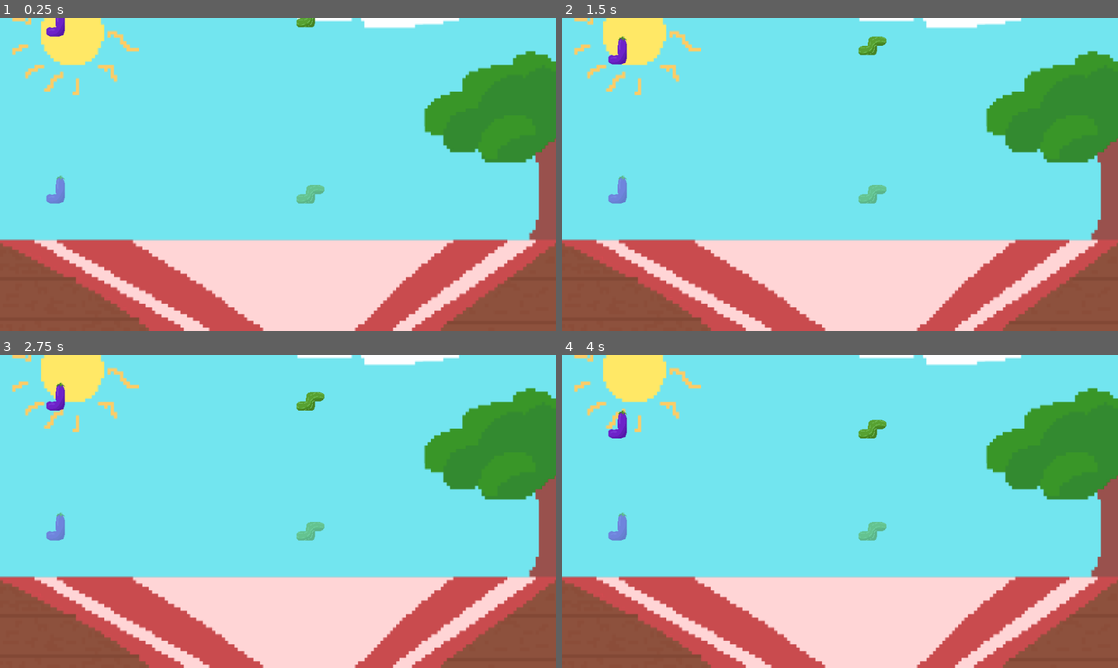
Above: before the commit, frames 1-4 (two rows, left to right).
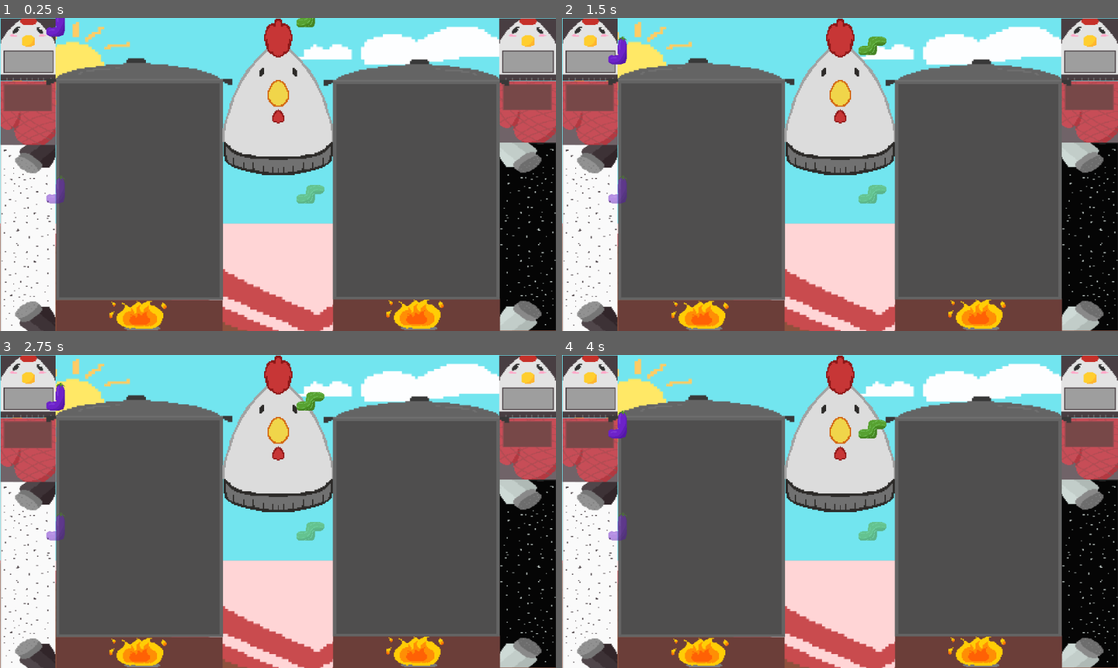
Above: after the commit, the same moments.

Repository: acubeone/Tetris
Game: Godot game, scene res://scenes/main.tscn
The game is run twice, just before and just after one commit, with the same random seed, the same clock (stepped at 60 frames per second) and the same inputs.
Inputs:
- Up to frame 1 (0.25 s): no input
- Up to frame 2 (1.5 s): tap Enter at 0.5 s; tap Space at 1.25 s
- Up to frame 3 (2.75 s): tap Enter at 2 s
- Up to frame 4 (4 s): tap Space at 2.75 s; tap Enter at 3.5 s

The runs differ from the first frame. In frame 1, 84% of the frame differs, in the area x 0-100%, y 0-100%; in frame 2, 84%; in frame 3, 84%; in frame 4, 84%.

Commit message:
Organiza UI com Controls e encaixa cenario, panelas, caixas e cronometro

Diff:
--- a/scenes/main.tscn
+++ b/scenes/main.tscn
@@ -12,6 +12,14 @@
 [ext_resource type="Resource" uid="uid://dfkgliod7xk7c" path="res://assets/pieces/pepper.tres" id="10_dp3eg"]
 [ext_resource type="Resource" uid="uid://bhgb2mthi127r" path="res://assets/pieces/tomato.tres" id="11_0ld40"]
 [ext_resource type="Texture2D" uid="uid://l7hdup2ngefv" path="res://assets/background/cenario_jogo.png" id="12_eb6dy"]
+[ext_resource type="Texture2D" uid="uid://cr38se7sqhjqy" path="res://scenes/board/hud_mockup.png" id="13_trceg"]
+[ext_resource type="Texture2D" uid="uid://1e1cj5hykqrx" path="res://assets/background/background1.png" id="14_0ld40"]
+[ext_resource type="Texture2D" uid="uid://dft6147li5ces" path="res://assets/background/background 2.png" id="15_gqmmt"]
+[ext_resource type="Texture2D" uid="uid://gynec3ti3qvb" path="res://assets/background/margem.png" id="16_yc10j"]
+[ext_resource type="Texture2D" uid="uid://cj3ioc37056bq" path="res://assets/background/panela.png" id="17_jscy8"]
+[ext_resource type="Texture2D" uid="uid://jwxxohduvgtj" path="res://assets/ui/Hold.png" id="18_pm3ni"]
+[ext_resource type="Texture2D" uid="uid://cu5wng0hpkmeq" path="res://assets/ui/cronometro_de_galinha.png" id="19_gqmmt"]
+[ext_resource type="Texture2D" uid="uid://b34jn2xpydp2s" path="res://assets/ui/Next.png" id="19_y6deb"]
 
 [node name="Main" type="Node" unique_id=205280607]
 script = ExtResource("1_o5qli")
@@ -19,18 +27,228 @@
 
 [node name="UI" type="Control" parent="." unique_id=1829358752]
 layout_mode = 3
-anchors_preset = 0
-offset_right = 40.0
-offset_bottom = 40.0
+anchors_preset = 15
+anchor_right = 1.0
+anchor_bottom = 1.0
+grow_horizontal = 2
+grow_vertical = 2
 
 [node name="CenarioFundo" type="TextureRect" parent="UI" unique_id=2109732764]
 texture_filter = 1
-layout_mode = 0
-offset_right = 960.0
-offset_bottom = 540.0
+layout_mode = 1
+anchors_preset = 15
+anchor_right = 1.0
+anchor_bottom = 1.0
+grow_horizontal = 2
+grow_vertical = 2
 texture = ExtResource("12_eb6dy")
 expand_mode = 1
-stretch_mode = 6
+
+[node name="Hud" type="TextureRect" parent="UI" unique_id=597695790]
+visible = false
+layout_mode = 1
+anchors_preset = 15
+anchor_right = 1.0
+anchor_bottom = 1.0
+grow_horizontal = 2
+grow_vertical = 2
+texture = ExtResource("13_trceg")
+
+[node name="lado_esquerdo" type="Control" parent="UI" unique_id=1718305617]
+layout_mode = 1
+anchors_preset = 9
+anchor_bottom = 1.0
+offset_right = 385.0
+grow_vertical = 2
+
+[node name="Background1" type="TextureRect" parent="UI/lado_esquerdo" unique_id=1409842456]
+texture_filter = 1
+layout_mode = 1
+anchors_preset = 9
+anchor_bottom = 1.0
+offset_left = -260.0
+offset_top = 212.0
+offset_right = 329.0
+offset_bottom = 4.0
+grow_vertical = 2
+texture = ExtResource("14_0ld40")
+expand_mode = 1
+
+[node name="Margem" type="TextureRect" parent="UI/lado_esquerdo" unique_id=690430174]
+texture_filter = 1
+layout_mode = 1
+anchors_preset = 12
+anchor_top = 1.0
+anchor_right = 1.0
+anchor_bottom = 1.0
+offset_left = 84.0
+offset_top = -129.0
+offset_right = 13.0
+offset_bottom = 50.0
+grow_horizontal = 2
+grow_vertical = 0
+texture = ExtResource("16_yc10j")
+expand_mode = 1
+
+[node name="Hold" type="TextureRect" parent="UI/lado_esquerdo" unique_id=907184051]
+texture_filter = 1
+layout_mode = 1
+anchors_preset = 9
+anchor_bottom = 1.0
+offset_left = -68.0
+offset_top = 107.0
+offset_right = 134.0
+offset_bottom = -318.0
+grow_vertical = 2
+texture = ExtResource("18_pm3ni")
+expand_mode = 1
+
+[node name="Next" type="TextureRect" parent="UI/lado_esquerdo" unique_id=640399400]
+texture_filter = 1
+layout_mode = 1
+anchors_preset = 9
+anchor_bottom = 1.0
+offset_left = -37.0
+offset_top = -1.0
+offset_right = 165.0
+offset_bottom = -429.0
+grow_vertical = 2
+texture = ExtResource("19_y6deb")
+expand_mode = 1
+flip_h = true
+
+[node name="Panela" type="TextureRect" parent="UI/lado_esquerdo" unique_id=1468306556]
+texture_filter = 1
+layout_mode = 1
+anchors_preset = 12
+anchor_top = 1.0
+anchor_right = 1.0
+anchor_bottom = 1.0
+offset_left = 64.0
+offset_top = -485.0
+offset_right = 42.0
+offset_bottom = -44.0
+grow_horizontal = 2
+grow_vertical = 0
+texture = ExtResource("17_jscy8")
+expand_mode = 1
+flip_h = true
+
+[node name="meio" type="Control" parent="UI" unique_id=1144534035]
+layout_mode = 1
+anchors_preset = 13
+anchor_left = 0.5
+anchor_right = 0.5
+anchor_bottom = 1.0
+offset_left = -96.0
+offset_right = 97.0
+grow_horizontal = 2
+grow_vertical = 2
+
+[node name="CronometroDeGalinha" type="TextureRect" parent="UI/meio" unique_id=117453412]
+texture_filter = 1
+layout_mode = 1
+anchors_preset = 13
+anchor_left = 0.5
+anchor_right = 0.5
+anchor_bottom = 1.0
+offset_left = -123.5
+offset_top = -10.0
+offset_right = 123.5
+offset_bottom = -259.0
+grow_horizontal = 2
+grow_vertical = 2
+texture = ExtResource("19_gqmmt")
+expand_mode = 1
+
+[node name="lado_direito" type="Control" parent="UI" unique_id=297970579]
+layout_mode = 1
+anchors_preset = 11
+anchor_left = 1.0
+anchor_right = 1.0
+anchor_bottom = 1.0
+offset_left = -383.0
+grow_horizontal = 0
+grow_vertical = 2
+
+[node name="Background2" type="TextureRect" parent="UI/lado_direito" unique_id=1654089341]
+texture_filter = 1
+layout_mode = 1
+anchors_preset = 11
+anchor_left = 1.0
+anchor_right = 1.0
+anchor_bottom = 1.0
+offset_left = -369.0
+offset_top = 212.0
+offset_right = 244.0
+offset_bottom = 5.0
+grow_horizontal = 0
+grow_vertical = 2
+texture = ExtResource("15_gqmmt")
+expand_mode = 1
+
+[node name="Margem2" type="TextureRect" parent="UI/lado_direito" unique_id=786907890]
+texture_filter = 1
+layout_mode = 1
+anchors_preset = 12
+anchor_top = 1.0
+anchor_right = 1.0
+anchor_bottom = 1.0
+offset_left = -15.0
+offset_top = -135.0
+offset_right = -83.0
+offset_bottom = 52.0
+grow_horizontal = 2
+grow_vertical = 0
+texture = ExtResource("16_yc10j")
+expand_mode = 1
+
+[node name="Hold2" type="TextureRect" parent="UI/lado_direito" unique_id=591994172]
+texture_filter = 1
+layout_mode = 1
+anchors_preset = 11
+anchor_left = 1.0
+anchor_right = 1.0
+anchor_bottom = 1.0
+offset_left = -168.0
+offset_top = 107.0
+offset_right = 38.0
+offset_bottom = -322.0
+grow_horizontal = 0
+grow_vertical = 2
+texture = ExtResource("18_pm3ni")
+expand_mode = 1
+
+[node name="Next2" type="TextureRect" parent="UI/lado_direito" unique_id=895771543]
+texture_filter = 1
+layout_mode = 1
+anchors_preset = 1
+anchor_left = 1.0
+anchor_right = 1.0
+offset_left = -137.0
+offset_top = -1.0
+offset_right = 71.0
+offset_bottom = 111.0
+grow_horizontal = 0
+texture = ExtResource("19_y6deb")
+expand_mode = 1
+flip_h = true
+
+[node name="Panela2" type="TextureRect" parent="UI/lado_direito" unique_id=1336620435]
+texture_filter = 1
+layout_mode = 1
+anchors_preset = 11
+anchor_left = 1.0
+anchor_right = 1.0
+anchor_bottom = 1.0
+offset_left = -427.0
+offset_top = 57.0
+offset_right = -65.0
+offset_bottom = -45.0
+grow_horizontal = 0
+grow_vertical = 2
+texture = ExtResource("17_jscy8")
+expand_mode = 1
 
 [node name="BoardOne" type="Marker2D" parent="." unique_id=1262909597]
 gizmo_extents = 48.0
Binary file added: assets/background/background 2.png
Not shown, added: assets/background/background 2.png.import
Binary file added: assets/background/background1.png
Not shown, added: assets/background/background1.png.import
Binary file added: assets/background/margem.png
Not shown, added: assets/background/margem.png.import
Binary file added: assets/background/menu_bg.jpg
Not shown, added: assets/background/menu_bg.jpg.import
Binary file added: assets/effects/Fogo_.png
Not shown, added: assets/effects/Fogo_.png.import
Binary file added: assets/effects/Fumaça_.png
Not shown, added: assets/effects/Fumaça_.png.import
(and 6 more such lines)
